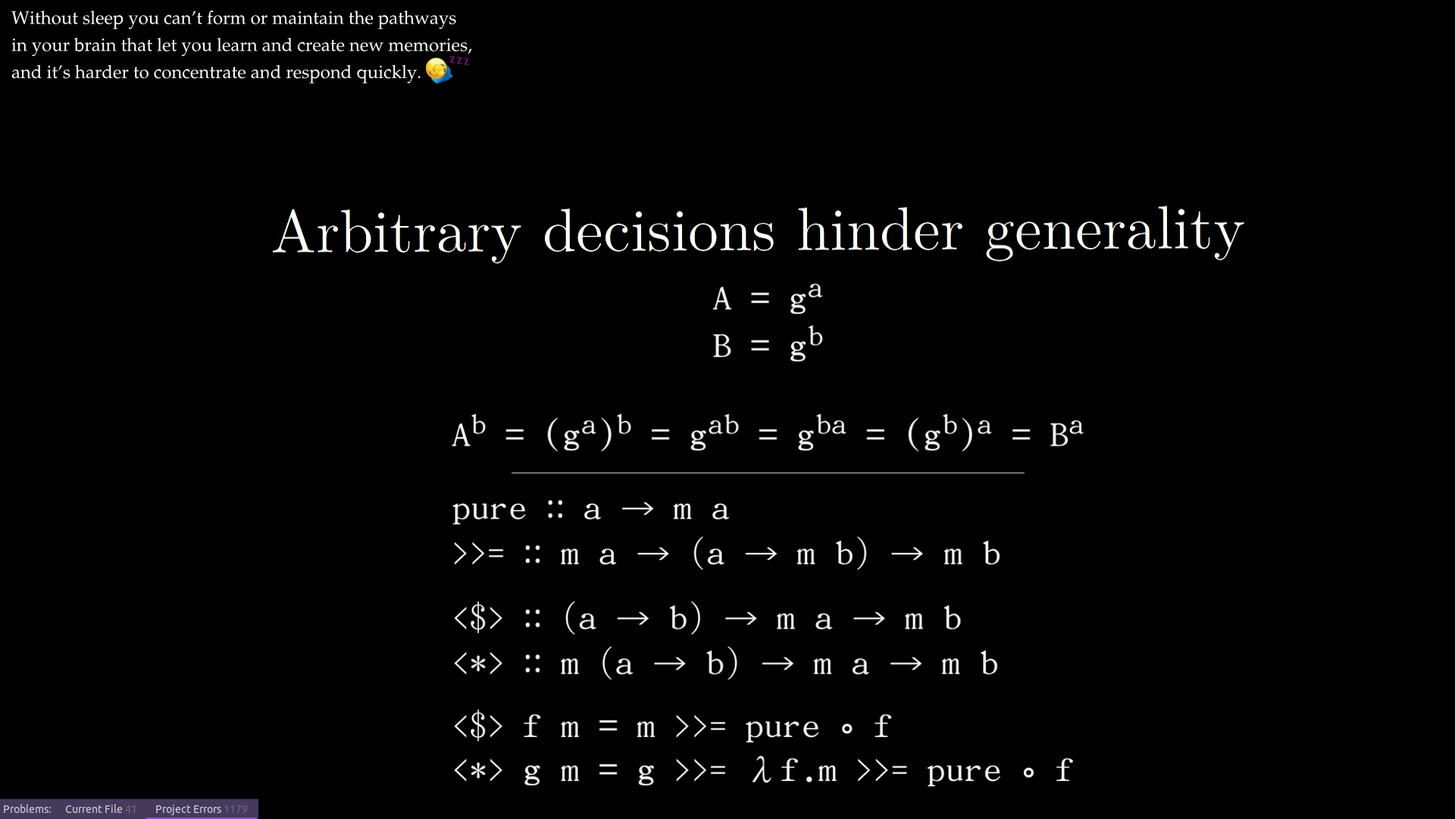
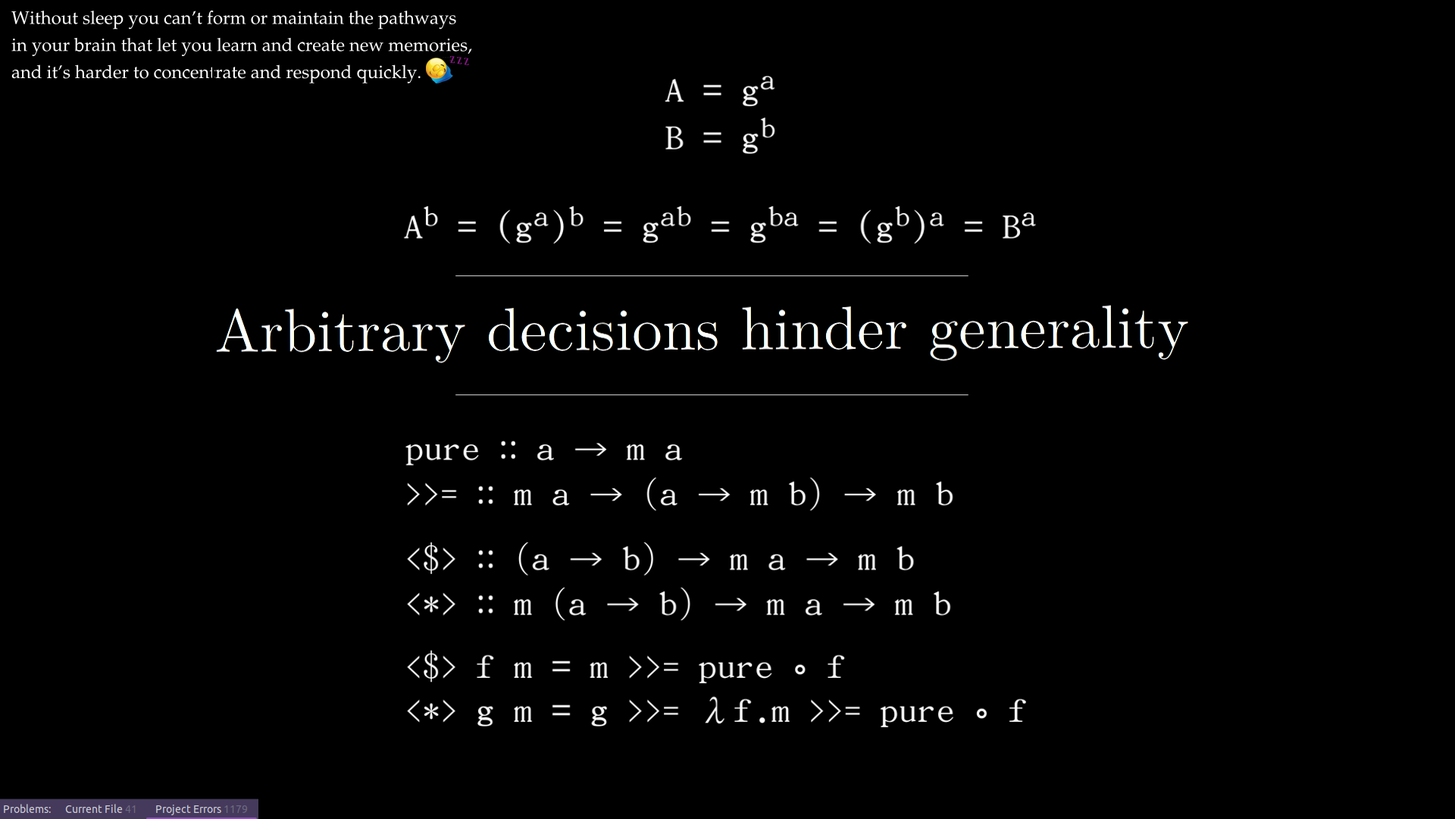
Layered file, before and after one edit (1455 × 819). Changes by layer:
painted on "Tekenlaag 3 (geplakt)" over [left=460, top=776, right=1071, bottom=787]
painted on "Achtergrond" (1st of 2) over [left=212, top=66, right=1245, bottom=787]
renamed "Tekenlaag 3 (geplakt)" to "Achtergrond", moved it above "Tekenlaag 3", painted on it over [left=212, top=66, right=1245, bottom=787]
painted on "Tekenlaag 3" over [left=212, top=66, right=1245, bottom=787]
